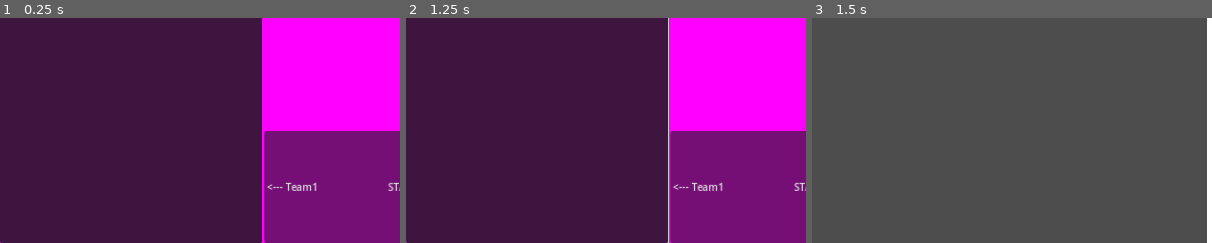
Above: before the commit, frames 1-3 (left to right).
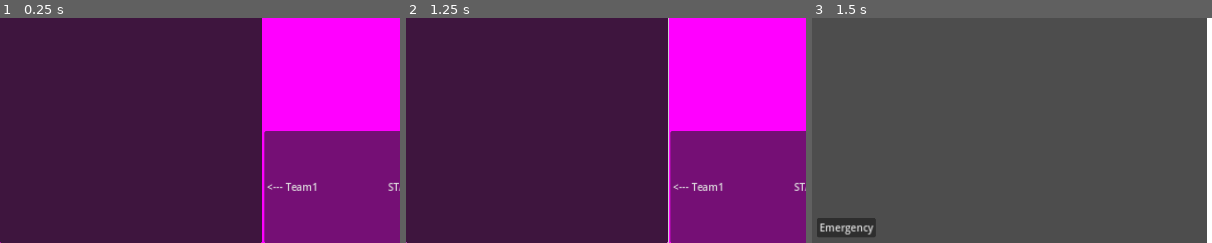
Above: after the commit, the same moments.

Repository: AzzaamNasir/MH-Battle-System
Game: Godot game, scene res://Arena.tscn
The game is run twice, just before and just after one commit, with the same random seed, the same clock (stepped at 60 frames per second) and the same inputs.
Inputs (mouse positions are % of the whole screen's width and height, from its top left):
- Up to frame 1 (0.25 s): no input
- Up to frame 2 (1.25 s): click (4, 97) at 0.5 s, where only the run after the commit has a clickable "Emergency"
- Up to frame 3 (1.5 s): click "<--- Team1 START" at 1.25 s
The pictures show only the part of the screen within x 0-50%, y 50-100%; the shares and areas given below are measured in that part.

Frames 1-2 are identical in both runs. In frame 3, 1.1% of the frame differs, in the area x 1-16%, y 88-98%.
Error after the commit: Out of bounds get index '0' (on base: 'Array[Minion]') (res://FightController.gd:93)

Commit message:
17th May 7:30 PM
-All backlogs done

To-Do next:
- Allow other attacks like healing, buffs, debuffs etc

Diff:
--- a/Arena.tscn
+++ b/Arena.tscn
@@ -65,3 +65,12 @@
 [node name="ComponentManager" type="Node" parent="."]
 
 [node name="Communicator" type="Node" parent="."]
+
+[node name="Button" type="Button" parent="."]
+offset_left = -632.0
+offset_top = 320.0
+offset_right = -538.0
+offset_bottom = 351.0
+text = "Emergency"
+
+[connection signal="pressed" from="Button" to="." method="_on_button_pressed"]
--- a/FightController.gd
+++ b/FightController.gd
@@ -1,12 +1,17 @@
 extends Node2D
 
-var turnOrder : Array[MinionData]
+signal move_processed
+var team_1 : Array[Minion]
+var team_2 : Array[Minion]
+var turnOrder : Array[Minion]
 var selection : Callable = Callable(self,"_select")
 var minionList : Array[Node2D]
+var turn : int = -1
 # Called when the node enters the scene tree for the first time.
 func _ready():
 	$MinionSelector.connect("play_pressed",_start)
 	SelectionManager.selectActivated.connect(applyFilter)
+	SelectionManager.move_complete.connect(_on_button_pressed)
 
 #Will be executed when play is pressed
 func _start(team1 : Array[MinionData],team2 : Array[MinionData]):
@@ -20,8 +25,10 @@
 		k+=1
 		min.minionData = min.minionData.duplicate() #For unique editing
 		min.set_meta("Team",1)
-		turnOrder.append(min.minionData) #Store the UNIQUE reference to an array
+		turnOrder.append(min) #Store the UNIQUE reference to an array
+		team_1.append(min)
 		minionList.append(min)
+		min.minion_died.connect(_on_death)
 		min.SelectionTime.connect(selection)
 		min.select_attempt.connect(_attempt)
 		await min #Wait for the minion to load
@@ -33,9 +40,11 @@
 		get_node("R_Minions/R" + str(k)).add_child(min)
 		k+=1
 		min.minionData = min.minionData.duplicate()
-		turnOrder.append(min.minionData)
+		team_2.append(min)
+		turnOrder.append(min)
 		minionList.append(min)
 		min.set_meta("Team",2)
+		min.minion_died.connect(_on_death)
 		min.SelectionTime.connect(selection)
 		min.select_attempt.connect(_attempt)
 		await min
@@ -43,19 +52,18 @@
 	#Now we determine the turn order using bubble sort
 	for i in len(turnOrder)-1:
 		for j in len(turnOrder)-1-i:
-			if turnOrder[j].speed > turnOrder[j+1].speed:
+			if turnOrder[j].minionData.speed > turnOrder[j+1].minionData.speed:
 				var temp = turnOrder[j]
 				turnOrder[j] = turnOrder[j+1]
 				turnOrder[j+1] = temp
-			else:
-				break
 
 	turnOrder.reverse()#This will mak turn order go from highest speed to lowest speed
+	game_start()
 
 func _select(minion : Node2D, move : MoveData):
 	for effect : MoveEffects in  move.effects:
 		if effect.override_properties:
-			SelectionManager.activateSelectMode(minion,effect)
+			SelectionManager.activateSelectMode(minion,effect,team_1,team_2)
 
 func _attempt(minion : Node2D):
 	SelectionManager.attemptor = minion
@@ -66,8 +74,27 @@
 	for subject in minionList.duplicate():
 		match targetType:
 			0:
-				if subject.get_meta("Team") != targeterTeam: subject.click_detector.show()
+				if subject.get_meta("Team") != targeterTeam:
+					subject.click_detector.show()
 			1:
 				if subject.get_meta("Team") == targeterTeam: subject.click_detector.show()
 			_:
 				print("Not implemented yet")
+
+#Turn order stores the characters in the order in which they play
+#game_start just allows the next character in turnOrder to play
+#_on_death executes whenever a character dies
+func _on_button_pressed() -> void:
+	emit_signal("move_processed")
+	game_start()
+
+func game_start():
+	turn = 0 if turn >= len(turnOrder)-1 else turn+1
+	turnOrder[turn].SelectMenu.show()
+
+func _on_death(minion):
+	turn -= 1
+	turnOrder.erase(minion)
+	team_1.erase(minion)
+	team_2.erase(minion)
+	minionList.erase(minion)
--- a/Minions/Resources/Tazorback.tres
+++ b/Minions/Resources/Tazorback.tres
@@ -1,9 +1,7 @@
-[gd_resource type="Resource" script_class="MinionData" load_steps=6 format=3 uid="uid://cmx4gjcnv8ylt"]
+[gd_resource type="Resource" script_class="MinionData" load_steps=4 format=3 uid="uid://cmx4gjcnv8ylt"]
 
-[ext_resource type="Resource" uid="uid://uo7tjov1ewe0" path="res://Moves/Resources/Claw.tres" id="1_8rtg5"]
 [ext_resource type="Script" path="res://Minions/MinionData.gd" id="1_c01o1"]
 [ext_resource type="Texture2D" uid="uid://bma6a74q7ab4b" path="res://Minions/Sprites/Tazorback.png" id="2_mmcrv"]
-[ext_resource type="Resource" uid="uid://c5kie1ssct2sc" path="res://Moves/Resources/Burn.tres" id="2_xgjkc"]
 [ext_resource type="Resource" uid="uid://cuj5bigx8n5to" path="res://Moves/Resources/FireRam.tres" id="3_gda72"]
 
 [resource]
@@ -13,10 +11,10 @@
 sprite = ExtResource("2_mmcrv")
 scene = "res://Minions/Scenes/Tazorback.tscn"
 health = 40
-energy = 0
-atk = 0
-healing = 0
+energy = 80
+atk = 50
+healing = 20
 speed = 100
 type1 = 7
 type2 = 8
-MinionMoves = Array[Resource("res://Moves/MoveData.gd")]([ExtResource("1_8rtg5"), ExtResource("2_xgjkc"), ExtResource("3_gda72")])
+MinionMoves = Array[Resource("res://Moves/MoveData.gd")]([ExtResource("3_gda72")])
--- a/Minions/Scenes/Tazorback.tscn
+++ b/Minions/Scenes/Tazorback.tscn
@@ -1,7 +1,8 @@
-[gd_scene load_steps=4 format=3 uid="uid://ls7mw7qg0b28"]
+[gd_scene load_steps=5 format=3 uid="uid://ls7mw7qg0b28"]
 
 [ext_resource type="Script" path="res://Minions/Minion.gd" id="1_6fqhp"]
 [ext_resource type="Resource" uid="uid://cmx4gjcnv8ylt" path="res://Minions/Resources/Tazorback.tres" id="2_fjhuf"]
+[ext_resource type="PackedScene" uid="uid://doq437iipexmp" path="res://UI/MinionStats.tscn" id="4_c6yp5"]
 [ext_resource type="PackedScene" uid="uid://cec8c5m8yc1y6" path="res://UI/MoveSelector.tscn" id="7_1twlf"]
 
 [node name="Tazorback" type="Node2D" node_paths=PackedStringArray("SelectMenu")]
@@ -12,8 +13,10 @@
 [node name="Sprite" type="Sprite2D" parent="."]
 
 [node name="SelectMenu" parent="." instance=ExtResource("7_1twlf")]
+visible = false
 
 [node name="Control" type="PanelContainer" parent="."]
+self_modulate = Color(1, 1, 1, 0)
 anchors_preset = 8
 anchor_left = 0.5
 anchor_top = 0.5
@@ -25,7 +28,12 @@
 offset_bottom = 56.0
 grow_horizontal = 2
 grow_vertical = 2
+size_flags_horizontal = 3
+size_flags_vertical = 3
 
 [node name="ClickDetector" type="Button" parent="Control"]
 unique_name_in_owner = true
+visible = false
 layout_mode = 2
+
+[node name="MinionStats" parent="." instance=ExtResource("4_c6yp5")]
--- a/Minions/Scenes/Tigertan.tscn
+++ b/Minions/Scenes/Tigertan.tscn
@@ -1,9 +1,10 @@
-[gd_scene load_steps=5 format=3 uid="uid://dcf3n0lefmmyl"]
+[gd_scene load_steps=6 format=3 uid="uid://dcf3n0lefmmyl"]
 
 [ext_resource type="Script" path="res://Minions/Minion.gd" id="1_sx2o3"]
 [ext_resource type="Resource" uid="uid://c7uxwebsxbcsp" path="res://Minions/Resources/Tigertan.tres" id="2_7y1rd"]
 [ext_resource type="PackedScene" uid="uid://cec8c5m8yc1y6" path="res://UI/MoveSelector.tscn" id="3_uq0cv"]
 [ext_resource type="Texture2D" uid="uid://ch2ibbwbr268t" path="res://Minions/Sprites/Frostag.png" id="3_ws28m"]
+[ext_resource type="PackedScene" uid="uid://doq437iipexmp" path="res://UI/MinionStats.tscn" id="5_x484w"]
 
 [node name="Tigertan" type="Node2D" node_paths=PackedStringArray("SelectMenu")]
 script = ExtResource("1_sx2o3")
@@ -14,6 +15,7 @@
 texture = ExtResource("3_ws28m")
 
 [node name="SelectMenu" parent="." instance=ExtResource("3_uq0cv")]
+visible = false
 
 [node name="Control" type="PanelContainer" parent="."]
 self_modulate = Color(1, 1, 1, 0)
@@ -35,3 +37,5 @@
 unique_name_in_owner = true
 visible = false
 layout_mode = 2
+
+[node name="MinionStats" parent="." instance=ExtResource("5_x484w")]
--- a/Minions/minion.gd
+++ b/Minions/minion.gd
@@ -1,21 +1,37 @@
 class_name Minion extends Node2D
 
 @export var minionData : MinionData
-@export var SelectMenu : Control
+@export var SelectMenu : MoveMenu
 
+signal minion_died(minion)
 signal select_attempt(minion)
 signal SelectionTime(minion ,move : MoveData)
+signal affected(stat : String,amount : int)
 
 @onready var sprite: Sprite2D = $Sprite
 @onready var click_detector: Button = %ClickDetector
-
 var moveUsed : Callable = Callable(self, "_calc_move_stats")
 
+var health : int
+var atk : int
+var speed : int
+var healing : int
+var energy : int
+
 func _ready() -> void:
+	health = minionData.health
+	atk= minionData.atk
+	speed= minionData.speed
+	healing= minionData.healing
+	energy= minionData.energy
+	get_parent().get_parent().get_parent().move_processed.connect(move_processed)
 	click_detector.pressed.connect(Callable(self,"_on_click").bind(click_detector))
 	click_detector.size = sprite.get_rect().size
 	$Sprite.texture = minionData.sprite
 	SelectMenu.moveUsed.connect(moveUsed)
+	SelectMenu.energy_bar.max_value = minionData.energy
+	SelectMenu.energy_bar.value = minionData.energy
+	SelectMenu.energy_label.text = str(minionData.energy) + "/" + str(minionData.energy)
 
 func _on_click(button : Button):
 	if SelectionManager.selectMode:
@@ -23,10 +39,17 @@
 		button.hide()
 
 func _calc_move_stats(move : MoveData):
+	energy -= move.energy
+	SelectMenu.energy_label.text = str(energy) + "/" + str(minionData.energy)
+
 	emit_signal("SelectionTime",self,move)#relay final dmg to FightController
 
 func _get_affected(dmg : int):
-	minionData.health -= dmg
-	print_debug(minionData.health)
-	if minionData.health == 0:
+	health -= dmg
+	if health <= 0:
+		emit_signal("minion_died",self)
 		queue_free()
+	emit_signal("affected","damage",dmg)
+
+func move_processed():
+	click_detector.hide()
--- a/Moves/MoveEffects.gd
+++ b/Moves/MoveEffects.gd
@@ -43,9 +43,9 @@
 ##no of enemies/allies it targets
 @export var targetNo : int = 1
 ##Are the targets are selected by player or at random. 0=Player 1=Random 2=All
-@export_enum("Player","Random","All") var targetSelector : int= 0
+@export_enum("Player","Random","Self","All") var targetSelector : int= 0
 ##Does it target enemies or allies. 0=Enemy,1=Ally,2=Self
-@export_enum("Enemy","Ally","Self") var target : int = 0
+@export_enum("Enemy","Ally") var target : int = 0
 ##How much does it buff(In percentage) Use negative if its a debuff. Leave at zero for effects like frozen
 var buffPercent = 0
 ##What does it buff?
--- a/Moves/Resources/Burn.tres
+++ b/Moves/Resources/Burn.tres
@@ -13,7 +13,7 @@
 target = 0
 doOvertime = false
 override_properties = true
-dmg = Vector2(0, 0)
+dmg = Vector2(5, 5)
 
 [sub_resource type="Resource" id="Resource_da7b7"]
 script = ExtResource("1_b68as")
--- a/Moves/Resources/Claw.tres
+++ b/Moves/Resources/Claw.tres
@@ -13,7 +13,7 @@
 target = 0
 doOvertime = false
 override_properties = true
-dmg = Vector2(10, 10)
+dmg = Vector2(100, 100)
 
 [resource]
 resource_local_to_scene = true
--- a/Moves/Resources/FireRam.tres
+++ b/Moves/Resources/FireRam.tres
@@ -10,11 +10,11 @@
 accuracy = 100
 type = 0
 targetNo = 3
-targetSelector = 0
+targetSelector = 1
 target = 0
 doOvertime = false
 override_properties = true
-dmg = Vector2(0, 0)
+dmg = Vector2(10, 15)
 
 [resource]
 resource_local_to_scene = true
--- a/UI/MinionInfo.tscn
+++ /dev/null
@@ -1,5 +0,0 @@
-[gd_scene format=3 uid="uid://doq437iipexmp"]
-
-[node name="MinionInfo" type="Control"]
-layout_mode = 3
-anchors_preset = 0
--- /dev/null
+++ b/UI/MinionStats.gd
@@ -0,0 +1,18 @@
+extends Control
+
+@onready var health_bar: TextureProgressBar = %HealthBar
+
+# Called when the node enters the scene tree for the first time.
+func _ready() -> void:
+	await owner.ready
+	owner.connect("affected",_on_affected)
+	health_bar.max_value = owner.minionData.health
+	health_bar.value = health_bar.max_value
+
+
+func _on_affected(type,value):
+	if type == "damage":
+		health_bar.value = owner.health
+# Called every frame. 'delta' is the elapsed time since the previous frame.
+func _process(delta: float) -> void:
+	pass
--- /dev/null
+++ b/UI/MinionStats.tscn
@@ -0,0 +1,45 @@
+[gd_scene load_steps=4 format=3 uid="uid://doq437iipexmp"]
+
+[ext_resource type="Texture2D" uid="uid://cjis5jxeisy6m" path="res://UI/Sprites/565_Utilities.SpriteHandler_menus_statsBars_full_health.png" id="1_i25tq"]
+[ext_resource type="Script" path="res://UI/MinionStats.gd" id="1_olgfk"]
+
+[sub_resource type="StyleBoxFlat" id="StyleBoxFlat_4evuu"]
+bg_color = Color(0.874198, 0.483056, 5.77569e-07, 1)
+
+[node name="MinionStats" type="Control"]
+layout_mode = 3
+anchors_preset = 0
+script = ExtResource("1_olgfk")
+
+[node name="TurnIndicator" type="Label" parent="."]
+layout_mode = 0
+offset_left = -48.0
+offset_top = -104.0
+offset_right = -25.0
+offset_bottom = -81.0
+scale = Vector2(0.9, 0.9)
+theme_override_styles/normal = SubResource("StyleBoxFlat_4evuu")
+text = "1"
+horizontal_alignment = 1
+vertical_alignment = 1
+
+[node name="PanelContainer" type="PanelContainer" parent="."]
+layout_mode = 0
+offset_left = -35.0
+offset_top = -91.0
+offset_right = 161.0
+offset_bottom = -51.0
+scale = Vector2(0.4, 0.4)
+
+[node name="HealthBar" type="TextureProgressBar" parent="PanelContainer"]
+unique_name_in_owner = true
+layout_mode = 2
+size_flags_vertical = 0
+texture_progress = ExtResource("1_i25tq")
+
+[node name="LevelIndicator" type="Label" parent="PanelContainer"]
+layout_mode = 2
+size_flags_vertical = 8
+text = "lvl 10"
+horizontal_alignment = 1
+vertical_alignment = 1
--- a/UI/MoveSelector.gd
+++ b/UI/MoveSelector.gd
@@ -1,3 +1,4 @@
+class_name MoveMenu
 extends Control
 
 var minMoveList : Array[MoveData]
@@ -8,6 +9,8 @@
 @onready var button4 : TextureButton = %Move4
 @onready var button5 : TextureButton = %Move5
 @onready var button6 : TextureButton = %Move6
+@onready var energy_bar: TextureProgressBar = %Bar
+@onready var energy_label: Label = %Label
 #endregion
 
 signal moveUsed(move : MoveData)
@@ -18,6 +21,9 @@
 
 func _ready():
 	await owner.ready
+	energy_bar.max_value = owner.minionData.energy
+	energy_bar.value = energy_bar.max_value
+	energy_label.text = str(energy_bar.value) + "/" + str(energy_bar.max_value)
 	minMoveList = owner.minionData.MinionMoves
 	for i in len(minMoveList):
 		setProperties.bind(get("button"+str(i+1)),minMoveList[i]).call()
@@ -43,8 +49,8 @@
 
 #This will relay the signal from this to the minion
 func _on_move_used(move):
+	hide()
 	emit_signal("moveUsed",move)
-	hide()
 
 #Just used for relaying signal to The MoveSelector Scene from the button
 func _pressed(move : MoveData):
--- a/UI/MoveSelector.tscn
+++ b/UI/MoveSelector.tscn
@@ -61,14 +61,16 @@
 theme_override_constants/separation = 0
 
 [node name="Bar" type="TextureProgressBar" parent="Menu/Row2/HBoxContainer/Energy"]
+unique_name_in_owner = true
 layout_mode = 2
 size_flags_horizontal = 3
 size_flags_vertical = 8
 size_flags_stretch_ratio = 2.0
 max_value = 120.0
-texture_under = ExtResource("4_bcc5m")
+texture_progress = ExtResource("4_bcc5m")
 
 [node name="Label" type="Label" parent="Menu/Row2/HBoxContainer/Energy"]
+unique_name_in_owner = true
 layout_mode = 2
 size_flags_vertical = 2
 theme_override_colors/font_color = Color(0, 0, 0, 1)
--- a/selection_manager.gd
+++ b/selection_manager.gd
@@ -1,6 +1,7 @@
 extends Node
 
 signal selectActivated(minion,targets,targeter)
+signal move_complete
 
 var targeter
 var selectMode : bool = false
@@ -10,7 +11,7 @@
 var targets_to_get : int:
 	set(new_val):
 		targets_to_get = new_val
-		if new_val == 0:
+		if new_val == 0 and moveEffect.targetSelector != 1:
 			_hit_targets()
 var moveEffect : MoveEffects
 var attempting
@@ -29,7 +30,7 @@
 	Self
 }
 
-func activateSelectMode(minion, effect : MoveEffects):
+func activateSelectMode(minion, effect : MoveEffects,team1 : Array[Minion],team2 : Array[Minion]):
 	moveEffect = effect
 	targeter = minion
 	target = effect.target
@@ -37,7 +38,12 @@
 	targetNo = effect.targetNo
 	selectMode = true
 	targets_to_get = targetNo
-	emit_signal("selectActivated",minion,target,targeter.get_meta("Team"))
+	match effect.targetSelector:
+		1:
+			if effect.target == 0:
+				_select_hitlist(minion,team1,team2)
+		_:
+			emit_signal("selectActivated",minion,target,targeter.get_meta("Team"))
 
 func _process(delta: float) -> void:
 	if attempting:
@@ -51,9 +57,28 @@
 			attempting = false
 
 func _hit_targets():
-	targeter.get("SelectMenu").show()
+	print(hitlist)
 	for minion in hitlist:
 		var dmg = randi_range(moveEffect.dmg.x,moveEffect.dmg.y)
-		print("Damege: " + str(dmg))
+		print(dmg)
 		minion._get_affected(dmg)
 	hitlist.clear()
+	emit_signal("move_complete")
+
+func _select_hitlist(minion : Minion,team1 : Array[Minion],team2 : Array[Minion]):
+	if team1.find(minion) != -1:
+		if len(team2) <= targets_to_get:
+			hitlist.append_array(team2)
+		else:
+			for i in range(0,targets_to_get):
+				var idx = randi_range(0,len(team2))
+				if hitlist.find(team2[idx]) != -1 : hitlist.append(team2[idx])
+		_hit_targets()
+	if team2.find(minion) != -1:
+		if len(team1) <= targets_to_get:
+			hitlist.append_array(team1)
+		else:
+			for i in range(0,targets_to_get):
+				var idx = randi_range(0,len(team1)-1)
+				hitlist.append(team1[idx])
+		_hit_targets()
Binary file added: UI/Sprites/565_Utilities.SpriteHandler_menus_statsBars_full_health.png
Not shown, added: UI/Sprites/565_Utilities.SpriteHandler_menus_statsBars_full_health.png.import
